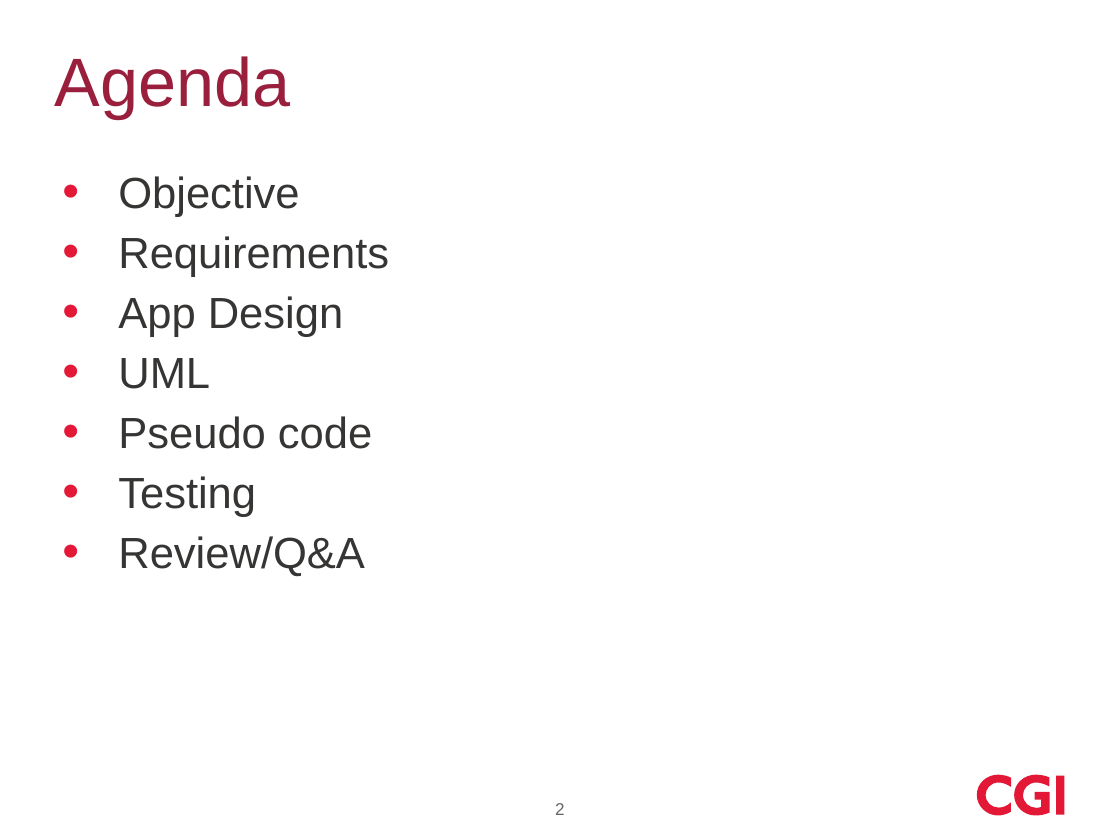
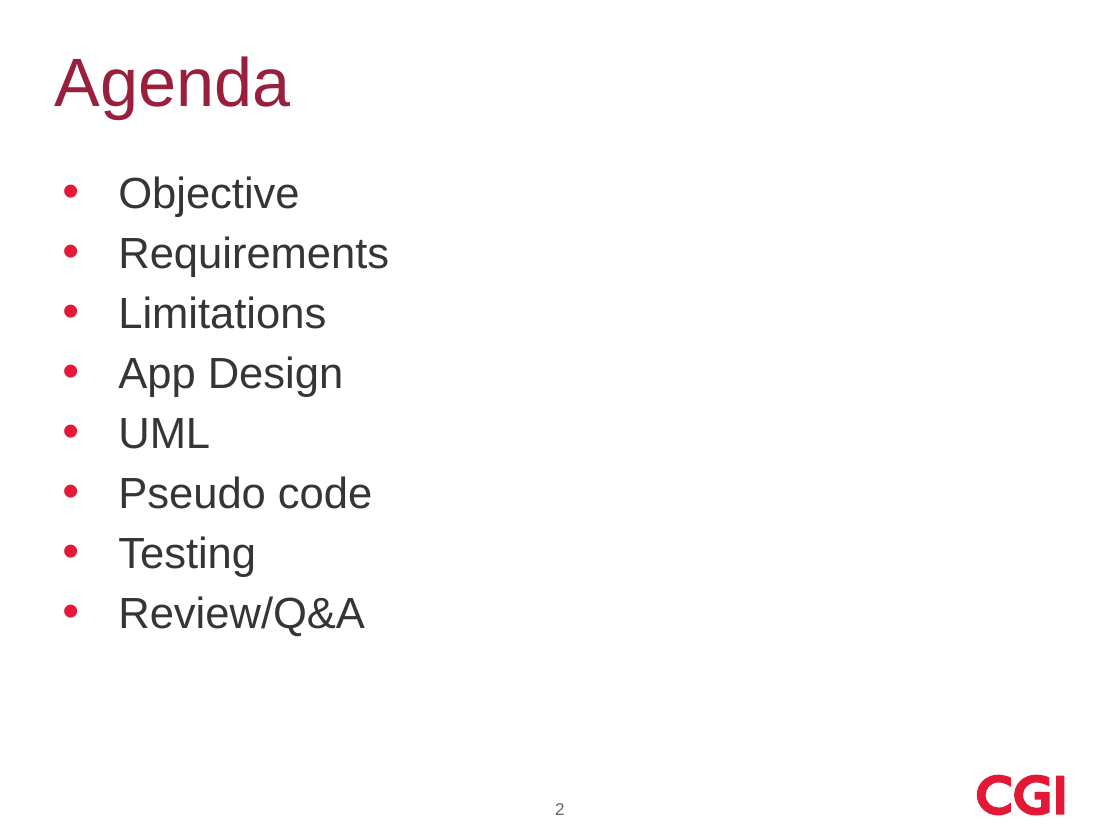
Before and after one commit to ChaseCGI/GoingGreen, a slide deck: slide 2 of Going Green Presentation.pptx. Drawn at 1120x840 pixels with LibreOffice and Linux fonts; fonts in the diff are those of the drawing; background and template pictures are left out. Boxes give left, top, right and bottom in pixels: in the first picture for what was removed or moved away, otherwise in the second. Text is boxed around its words. In the diff, an @@ line names an element or a change of style, - is before the commit and + after.

```diff
--- a/Going Green Presentation.pptx
+++ b/Going Green Presentation.pptx
@@ text at (118,296,326,329): paragraph added @@
+• Limitations
```
Also in this commit, not shown: 5 slides added, 1 other file.
